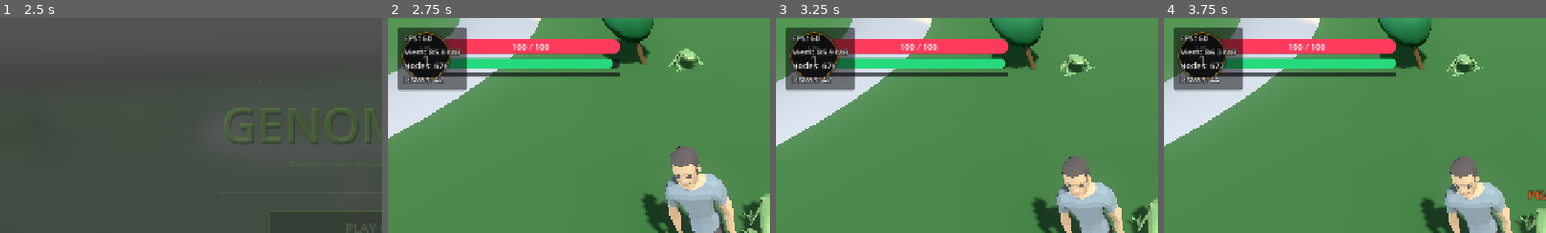
Above: before the commit, frames 1-4 (left to right).
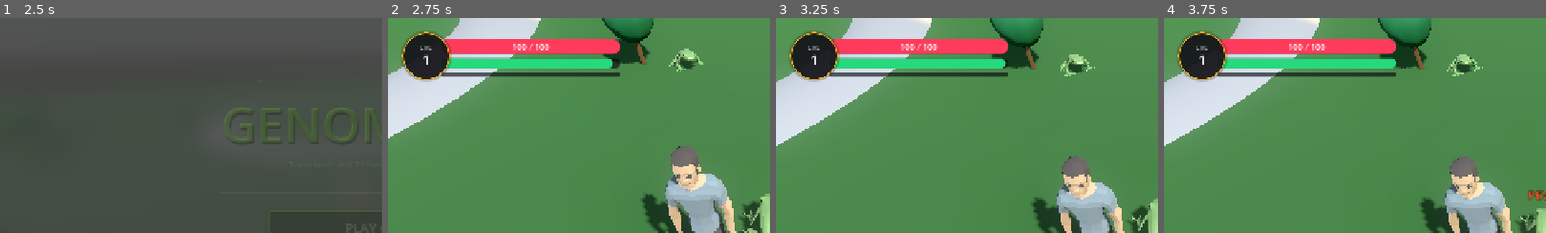
Above: after the commit, the same moments.

Repository: TradsKraken/GENOMORPH-
Game: Godot game, scene res://ui/main_menu.tscn
Two runs of this game, one before a commit and one after it. Both use one fixed random seed, a clock stepped at 60 frames per second and the inputs below.
Inputs (mouse positions are % of the whole screen's width and height, from its top left):
- Up to frame 1 (2.5 s): tap Enter (ui_accept) at 0.5, 0.77 s; move the mouse to (72, 45) at 0.52 s; hold Right (ui_right) 0.53-1.25 s; click (72, 45) at 0.67 s; click "PLAY GAME" at 1.25 s; click "PLAY GAME" at 2 s
- Up to frame 2 (2.75 s): no input
- Up to frame 3 (3.25 s): drag from (30, 55) to (45, 70) at 2.77 s
- Up to frame 4 (3.75 s): click (92, 86) at 3.52 s
The pictures show only the part of the screen within x 0-50%, y 0-50%; the shares and areas given below are measured in that part.

Frame 1 is identical in both runs. In frame 2, 4.0% of the frame differs, in the area x 2-21%, y 4-35%; in frame 3, 4.0%; in frame 4, 4.0%.

Commit message:
feat: initialize base game level scene with procedural environment and foliage assets

Diff:
--- a/levels/node_3d.tscn
+++ b/levels/node_3d.tscn
@@ -2867,6 +2867,7 @@
 
 [node name="PerfHUD" type="CanvasLayer" parent="." unique_id=1995366968]
 script = ExtResource("5_perf_hud")
+show_hud = false
 
 [node name="Human (Clap)" parent="." unique_id=1938706111 instance=ExtResource("6_qraxk")]
 transform = Transform3D(1, 0, 0, 0, 1, 0, 0, 0, 1, -1.6390772, 0.015337229, 1.3138075)
